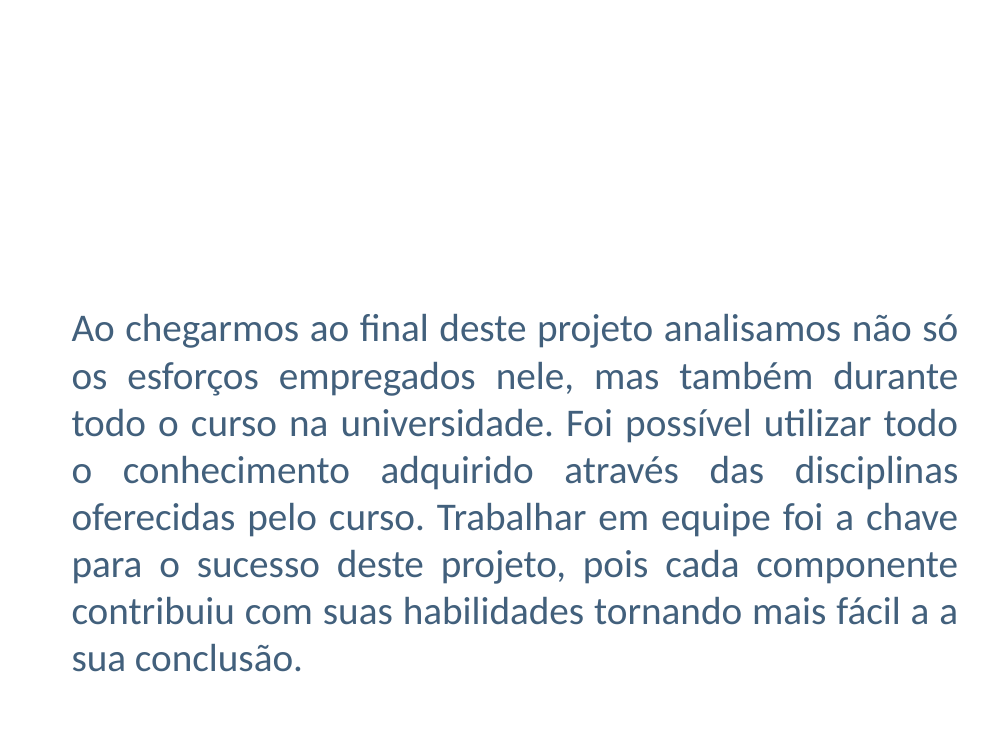
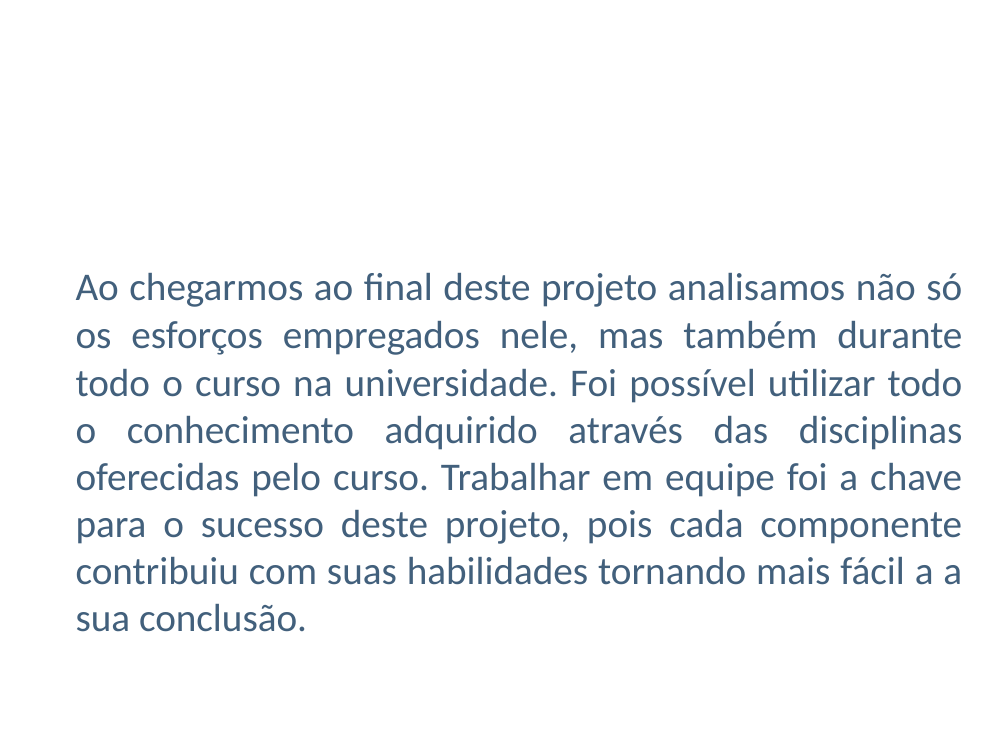
Before and after one commit to ViniciusConsultor/sistema-gestao-social, a slide deck: slide 6 of 6- Gerencia de Projetos/6.5 - Apresentacoes/SGS – SISTEMA DE GESTÃO SOCIAL (03-12).pptx. Drawn at 1008x756 pixels with LibreOffice and Linux fonts; fonts in the diff are those of the drawing; background and template pictures are left out. Boxes give left, top, right and bottom in pixels: in the first picture for what was removed or moved away, otherwise in the second. Text is boxed around its words. In the diff, an @@ line names an element or a change of style, - is before the commit and + after.

```diff
--- a/6- Gerencia de Projetos/6.5 - Apresentacoes/SGS – SISTEMA DE GESTÃO SOCIAL (03-12).pptx
+++ b/6- Gerencia de Projetos/6.5 - Apresentacoes/SGS – SISTEMA DE GESTÃO SOCIAL (03-12).pptx
@@ text "Ao chegarmos ao final deste ...": place and size @@
-text "Ao chegarmos ao final deste ..." at box(72, 313, 959, 672)
+text "Ao chegarmos ao final deste ..." at box(76, 272, 963, 632)
```
Also in this commit, not shown: 3 other slides changed, 6 other files.
